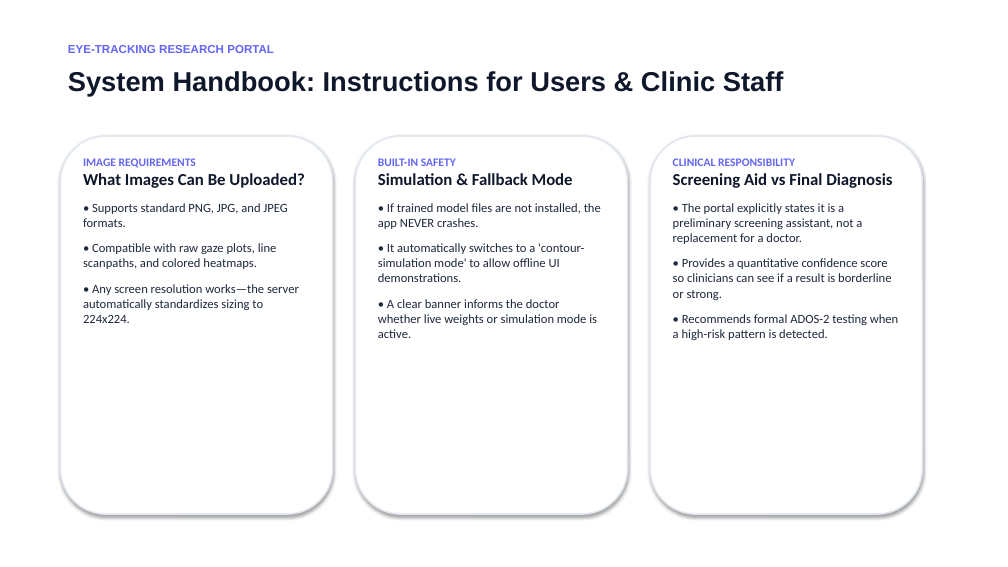
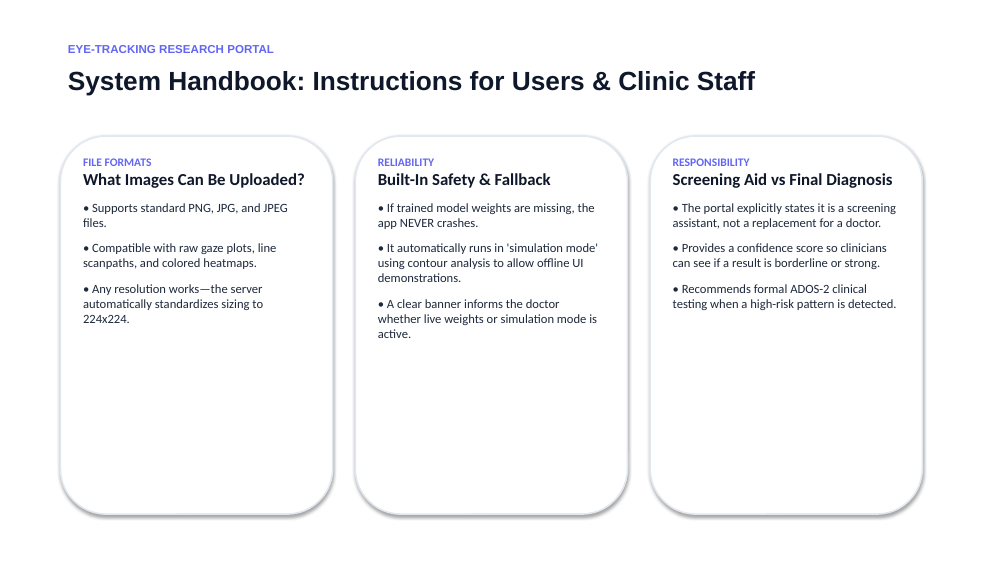
Before and after one commit to nandini-rathod/asd-eye-tracking, a slide deck: slide 9 of ASD_EyeTracking_Presentation.pptx (slide 7 before the commit). Drawn at 1008x567 pixels with LibreOffice and Linux fonts; fonts in the diff are those of the drawing. Boxes give left, top, right and bottom in pixels: in the first picture for what was removed or moved away, otherwise in the second. Text is boxed around its words. In the diff, an @@ line names an element or a change of style, - is before the commit and + after.

Commit message:
Update deck: exact first slide with team & supervisor, exact 92.69% results table

```diff
--- a/ASD_EyeTracking_Presentation.pptx
+++ b/ASD_EyeTracking_Presentation.pptx
@@ text "System Handbook: Instructions for Users ..." at (x1=68, y1=71, x2=755, y2=96): size 26 to 25 pt @@
@@ text at (x1=83, y1=158, x2=152, y2=166): text changed @@
-IMAGE REQUIREMENTS
+FILE FORMATS
@@ text at (x1=378, y1=158, x2=598, y2=282): text changed @@
-BUILT-IN SAFETY
-Simulation & Fallback Mode
-• If trained model files are not installed, the app NEVER crashes.
-• It automatically switches to a 'contour-simulation mode' to allow offline UI demonstrations.
+RELIABILITY
+Built-In Safety & Fallback
+• If trained model weights are missing, the app NEVER crashes.
+• It automatically runs in 'simulation mode' using contour analysis to allow offline UI demonstrations.
@@ text at (x1=673, y1=158, x2=750, y2=166): text changed @@
-CLINICAL RESPONSIBILITY
+RESPONSIBILITY
@@ text at (x1=83, y1=203, x2=287, y2=227): text changed @@
-• Supports standard PNG, JPG, and JPEG formats.
+• Supports standard PNG, JPG, and JPEG files.
@@ text at (x1=673, y1=203, x2=897, y2=310): text changed @@
-• The portal explicitly states it is a preliminary screening assistant, not a replacement for a doctor.
-• Provides a quantitative confidence score so clinicians can see if a result is borderline or strong.
-• Recommends formal ADOS-2 testing when a high-risk pattern is detected.
+• The portal explicitly states it is a screening assistant, not a replacement for a doctor.
+• Provides a confidence score so clinicians can see if a result is borderline or strong.
+• Recommends formal ADOS-2 clinical testing when a high-risk pattern is detected.
@@ text at (x1=83, y1=284, x2=263, y2=323): text changed @@
-• Any screen resolution works—the server automatically standardizes sizing to 224x224.
+• Any resolution works—the server automatically standardizes sizing to 224x224.
```
Also in this commit, not shown: 5 other slides changed, 4 slides added, 2 slides removed, 2 other files.
